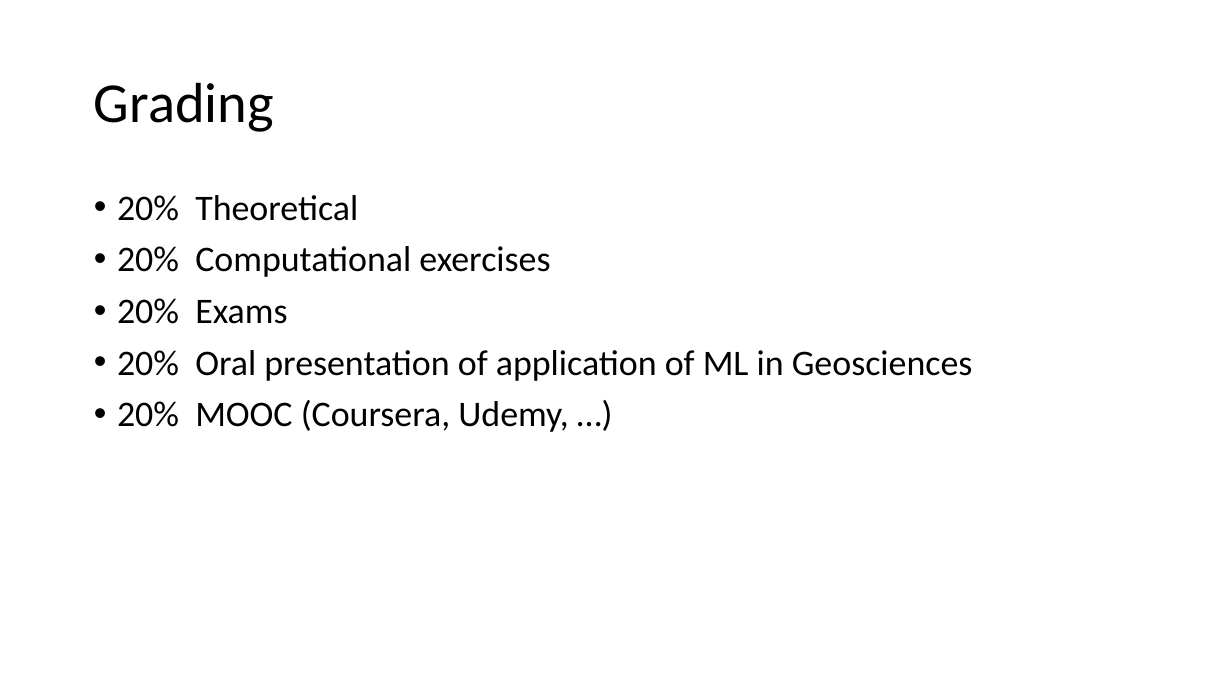
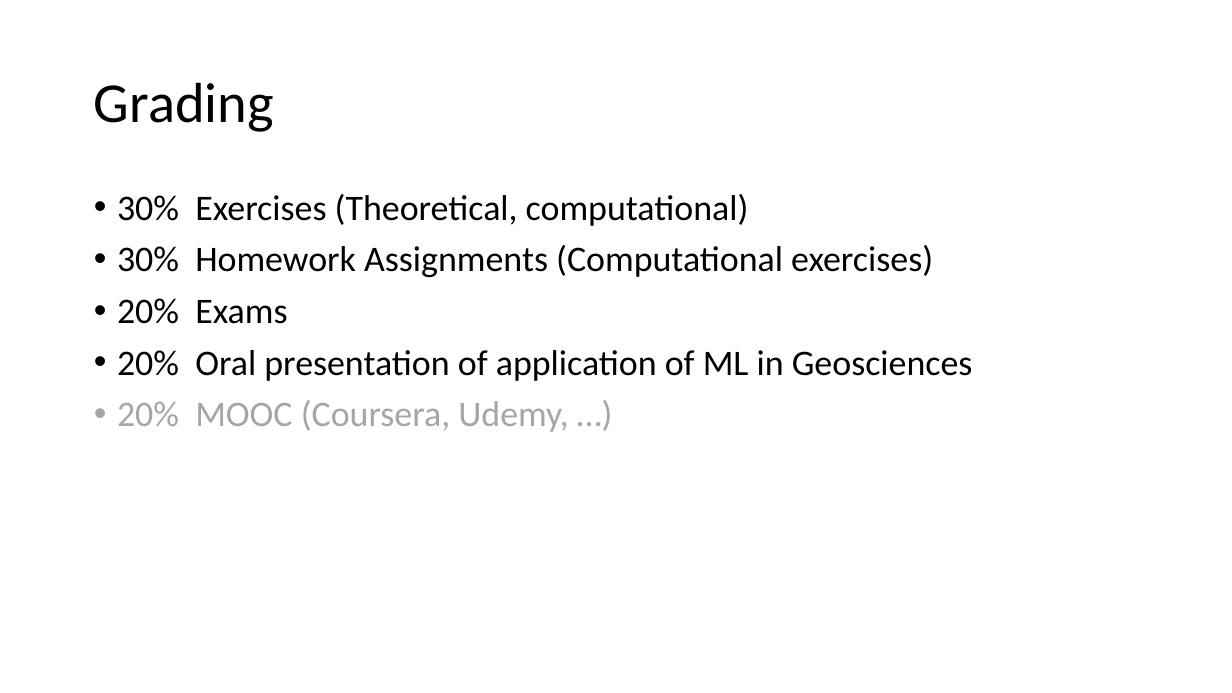
Before and after one commit to mathphysmx/teaching-ml, a slide deck: slide 12 of slides/00ML_CourseIntro.pptx. Drawn at 1232x693 pixels with LibreOffice and Linux fonts; fonts in the diff are those of the drawing. Boxes give left, top, right and bottom in pixels: in the first picture for what was removed or moved away, otherwise in the second. Text is boxed around its words. In the diff, an @@ line names an element or a change of style, - is before the commit and + after.

```diff
--- a/slides/00ML_CourseIntro.pptx
+++ b/slides/00ML_CourseIntro.pptx
@@ text at box(117, 194, 933, 277): text changed @@
-• 20% Theoretical
-• 20% Computational exercises
+• 30% Exercises (Theoretical, computational)
+• 30% Homework Assignments (Computational exercises)
@@ text at box(117, 400, 568, 432): text colour #000000 to #A6A6A6 in "20% MOOC (Coursera, Udemy, …)" @@
```
Also in this commit, not shown: 12 other files.
